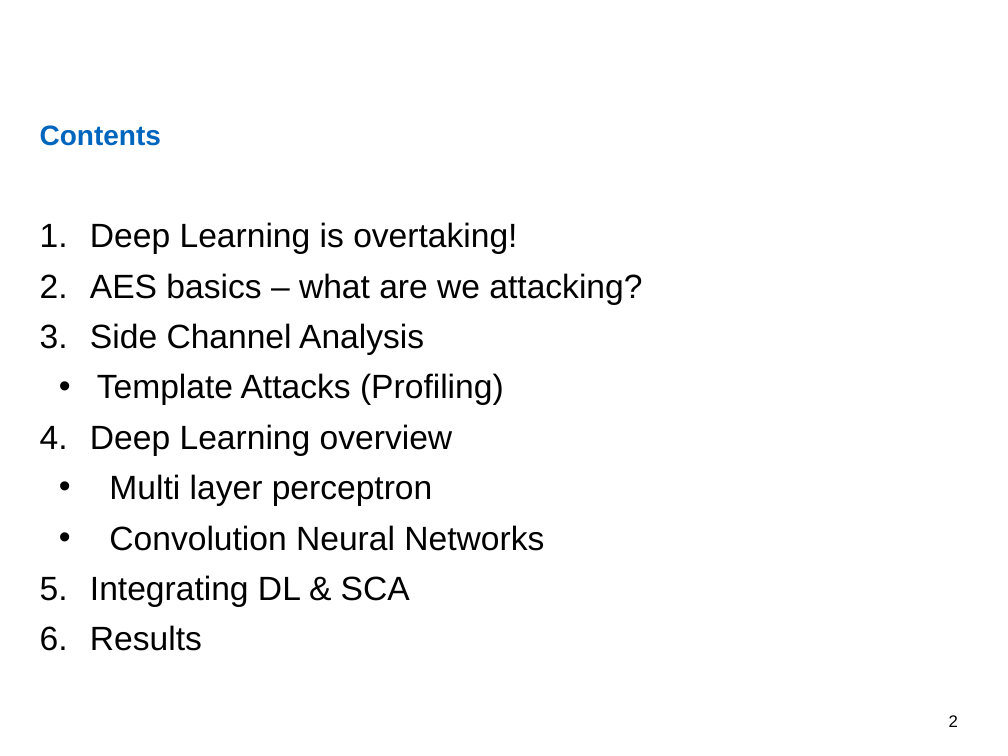
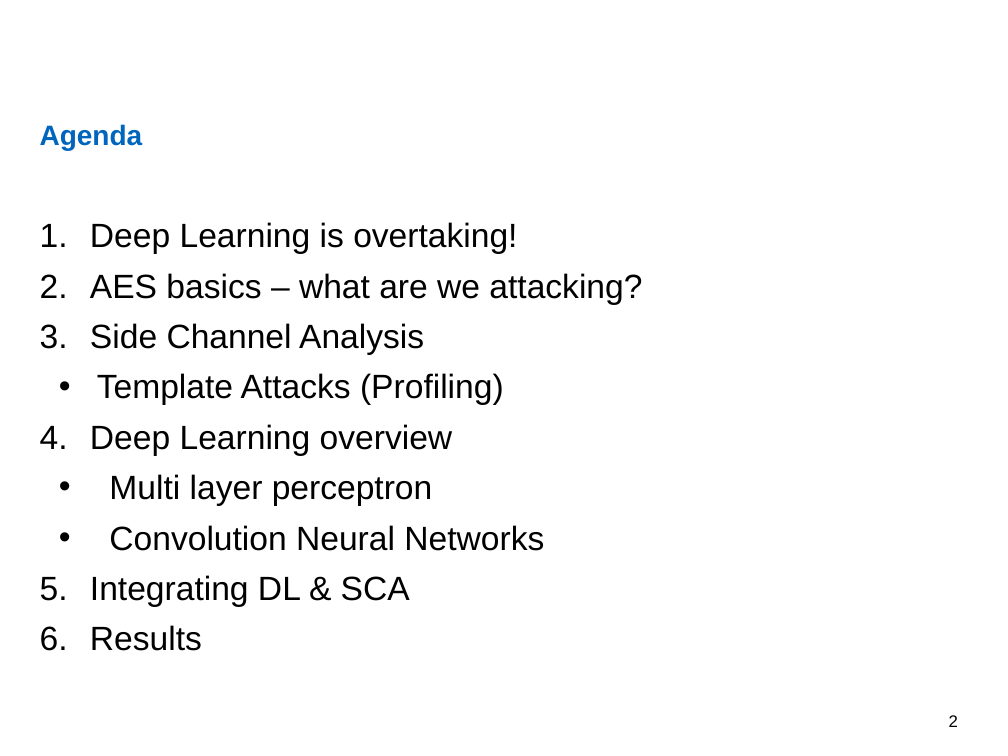
Before and after one commit to nimarb/deep-learning-sca-paper, a slide deck: slide 2 of deep-learning-sca-paper-presentation.pptx. Drawn at 1008x756 pixels with LibreOffice and Linux fonts; fonts in the diff are those of the drawing; background and template pictures are left out. Boxes give left, top, right and bottom in pixels: in the first picture for what was removed or moved away, otherwise in the second. Text is boxed around its words. In the diff, an @@ line names an element or a change of style, - is before the commit and + after.

```diff
--- a/deep-learning-sca-paper-presentation.pptx
+++ b/deep-learning-sca-paper-presentation.pptx
@@ title at (40,124,143,150): text changed @@
-Contents
+Agenda
```
Also in this commit, not shown: 4 other slides changed, 1 slide added.
